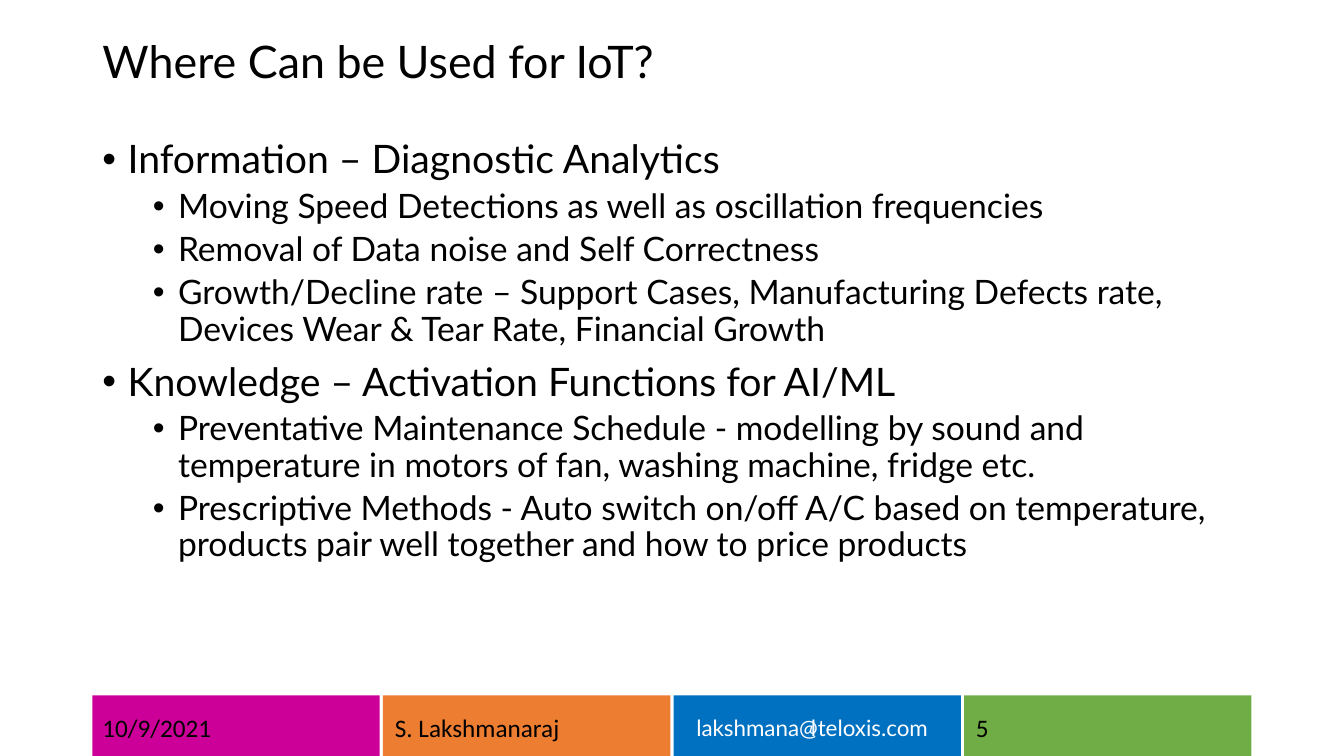
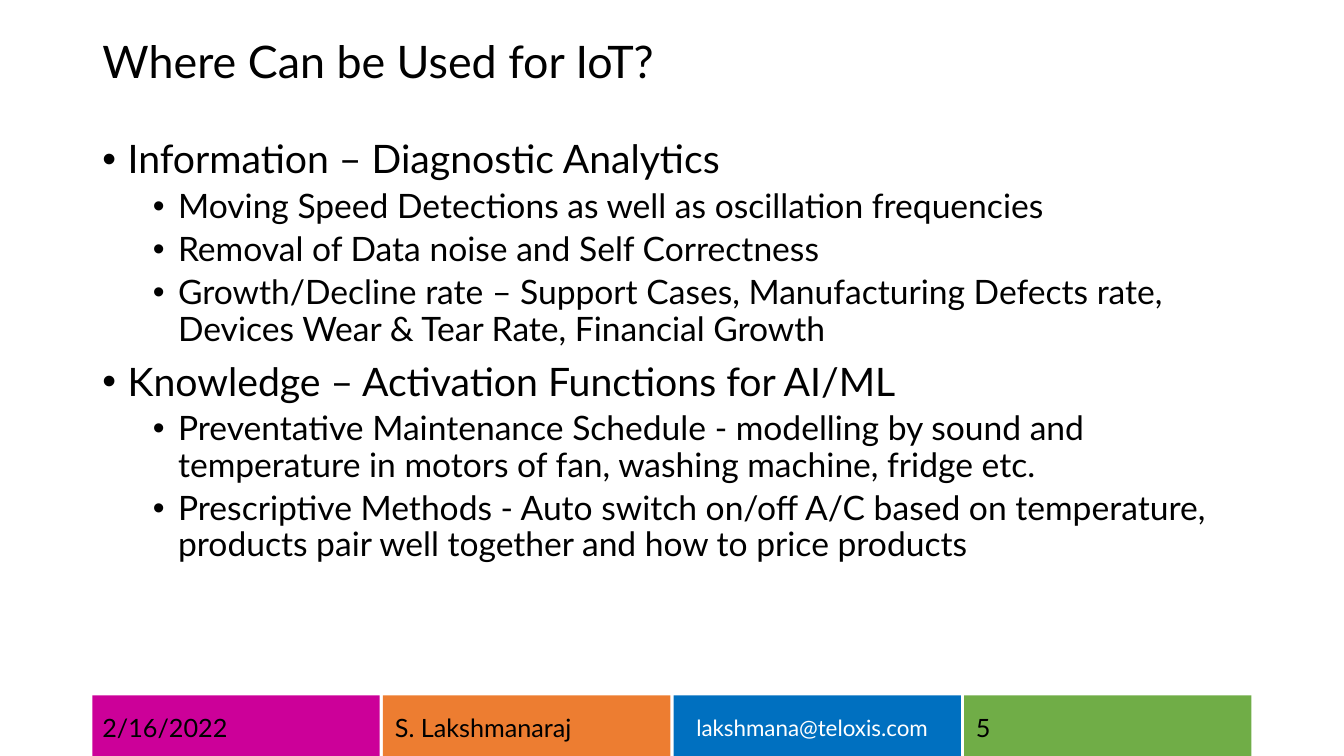
Before and after one commit to lksmangai/DeepLearning, a slide deck: slide 5 of MachineIntelligence.pptx. Drawn at 1344x756 pixels with LibreOffice and Linux fonts; fonts in the diff are those of the drawing. Boxes give left, top, right and bottom in pixels: in the first picture for what was removed or moved away, otherwise in the second. Text is boxed around its words. In the diff, an @@ line names an element or a change of style, - is before the commit and + after.

```diff
--- a/MachineIntelligence.pptx
+++ b/MachineIntelligence.pptx
@@ text at bbox=[102, 718, 227, 738]: text changed; font Calibri to Lato @@
-10/9/2021
+2/16/2022
@@ text "S. Lakshmanaraj" at bbox=[395, 718, 572, 741]: font Calibri to Lato @@
@@ text removed at bbox=[811, 716, 816, 741] @@
-l
@@ page number at bbox=[976, 719, 991, 737]: font Calibri to Lato @@
```
Also in this commit, not shown: 21 other slides changed, 1 other file.
